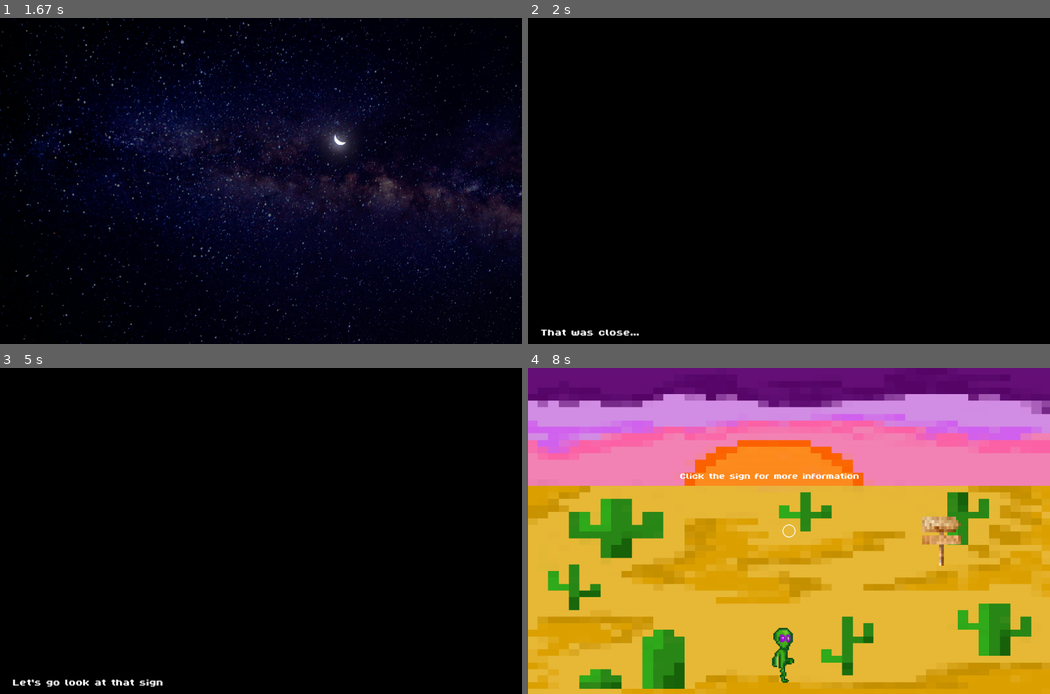
Above: before the commit, frames 1-4 (two rows, left to right).
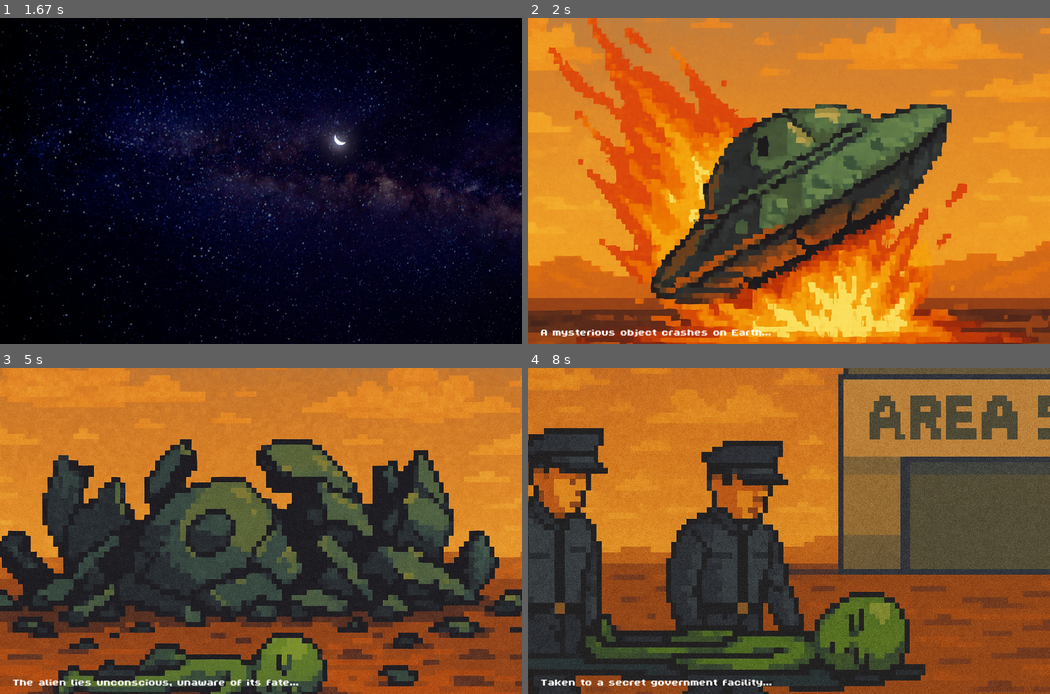
Above: after the commit, the same moments.

Repository: Leilaniriv/COMP323
Game: pygame game, started from COMP323/Project/start_screen.py
Two runs of this game, one before a commit and one after it. Both use one fixed random seed, a clock stepped at 60 frames per second and the inputs below.
Inputs:
- Up to frame 1 (1.67 s): hold Right 0.33-0.8 s; click "begin" at 1.48 s
- Up to frame 2 (2 s): no input
- Up to frame 3 (5 s): no input
- Up to frame 4 (8 s): no input

Frame 1 is identical in both runs. In frame 2, 100% of the frame differs, in the area x 0-100%, y 0-100%; in frame 3, 99%; in frame 4, 100%.

Commit message:
comments

Diff:
--- a/COMP323/Project/start_screen.py
+++ b/COMP323/Project/start_screen.py
@@ -84,24 +84,18 @@
             self.clock.tick(60)
 
     def game_loop(self):
-        #run_prologue(self.screen)
-        #tanklevel = LevelTank(player)
-        #tanklevel.run()
+        run_prologue(self.screen)
+        tanklevel = LevelTank(player)
+        tanklevel.run()
 
-        #laserhallway = LaserHallway(player)
-        #laserhallway.run()
+        laserhallway = LaserHallway(player)
+        laserhallway.run()
 
         run_desert_text(self.screen)
 
         desert = Desert(player)
         desert.run()
 
-
-
-
-
-
-
 if __name__ == "__main__":
     game = Game()
     game.Start_screen()
